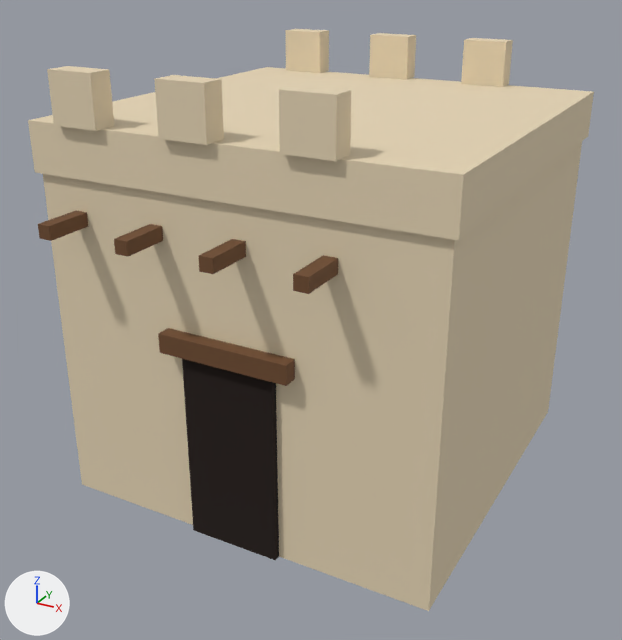
The glTF model assets/buildings/house_c.glb: old version first, new version second.
Both versions are drawn from a camera (50 mm lens) standing at (4.14, -7.87, 5.64) and looking at (-0.05, -0.26, 1.84). The lights are fixed; the arrows at lower left show +X, +Y and +Z. The picture after the commit comes second. Vertices at exactly the same position are counted once.

Names of what the first picture shows: 'House'.
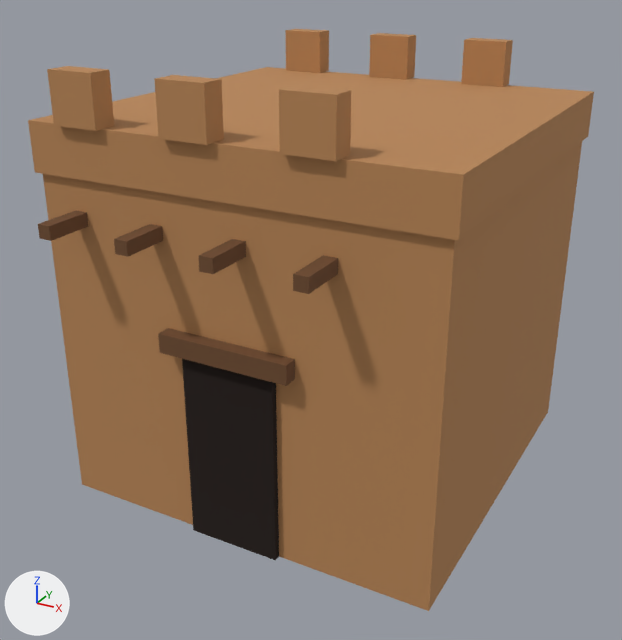
Changed parts and their boxes [x1, y1, x2, y2] in the pictures (622 x 640 px):
part 1 of me_house, recoloured (beige to orange): [28, 29, 594, 611] in both

The edits, one by one:
Material 'Mud0' (mat_mud0) is new.
Its base color is (0.485, 0.238, 0.0931) (orange #b98656).
Its roughness is 0.95.
me_house has 112 vertices, 168 faces and spans x -2.15..2.15, y -2.41..2.41, z 0.0..4.6.
me_house is used by ob_house; location (0.0, 0.0, 0.0).
me_house part 1: all 96 faces that had it switch from mat_lime (beige #e6d5b5) to mat_mud0 (orange #b98656).
